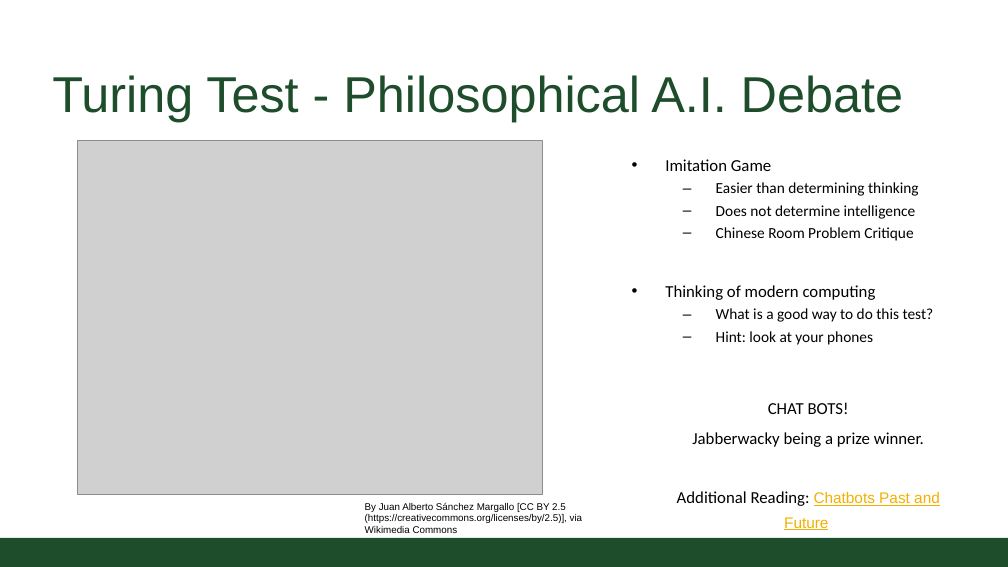
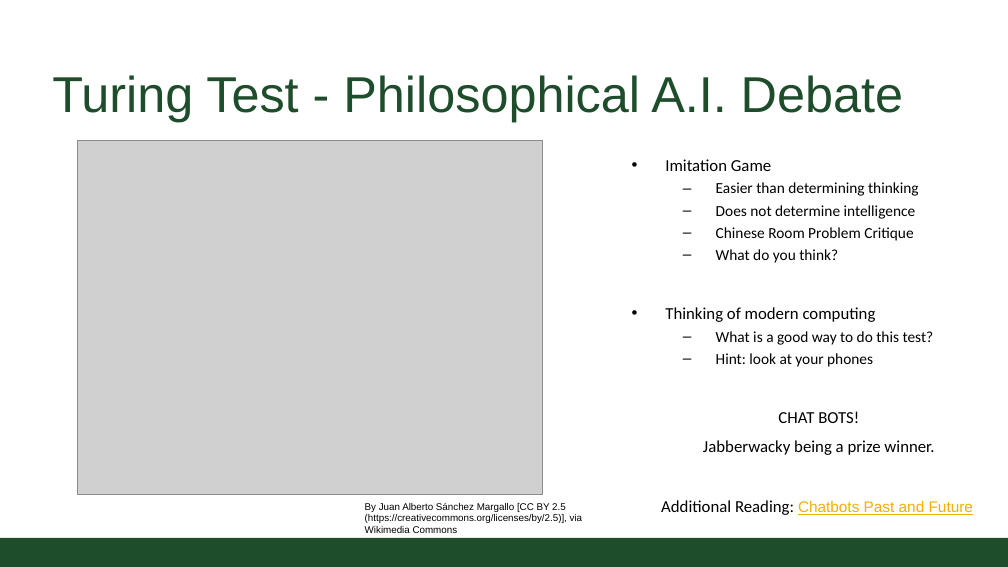
Before and after one commit to CSU-CS150B/handouts, a slide deck: slide 5 of Slides/On-Campus/02_01_turing_expressions_and_functions.pptx (slide 4 before the commit). Drawn at 1008x567 pixels with LibreOffice and Linux fonts; fonts in the diff are those of the drawing; grey boxes stand for pictures; background and template pictures are left out. Boxes give left, top, right and bottom in pixels: in the first picture for what was removed or moved away, otherwise in the second. Text is boxed around its words. In the diff, an @@ line names an element or a change of style, - is before the commit and + after.

```diff
--- a/Slides/On-Campus/02_01_turing_expressions_and_functions.pptx
+++ b/Slides/On-Campus/02_01_turing_expressions_and_functions.pptx
@@ text at [716, 249, 838, 263]: paragraph added @@
+  – What do you think?
@@ text "CHAT BOTS!" rewrapped from [677, 402, 940, 530] to [661, 411, 973, 515] @@
```
Also in this commit, not shown: 5 other slides changed, 3 slides added, 1 other file.
